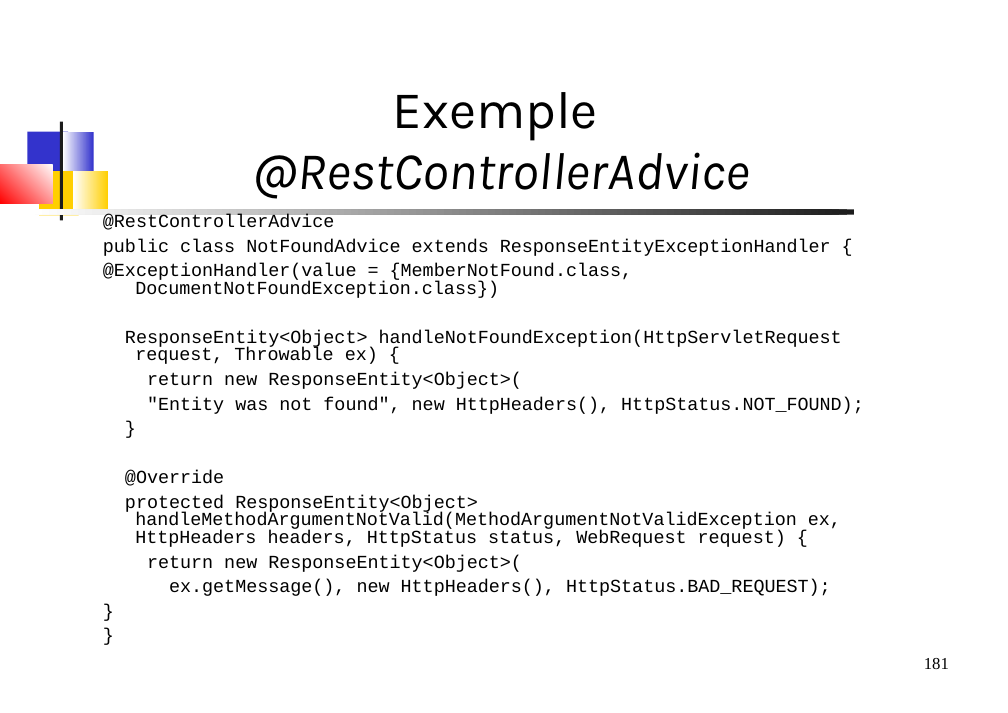
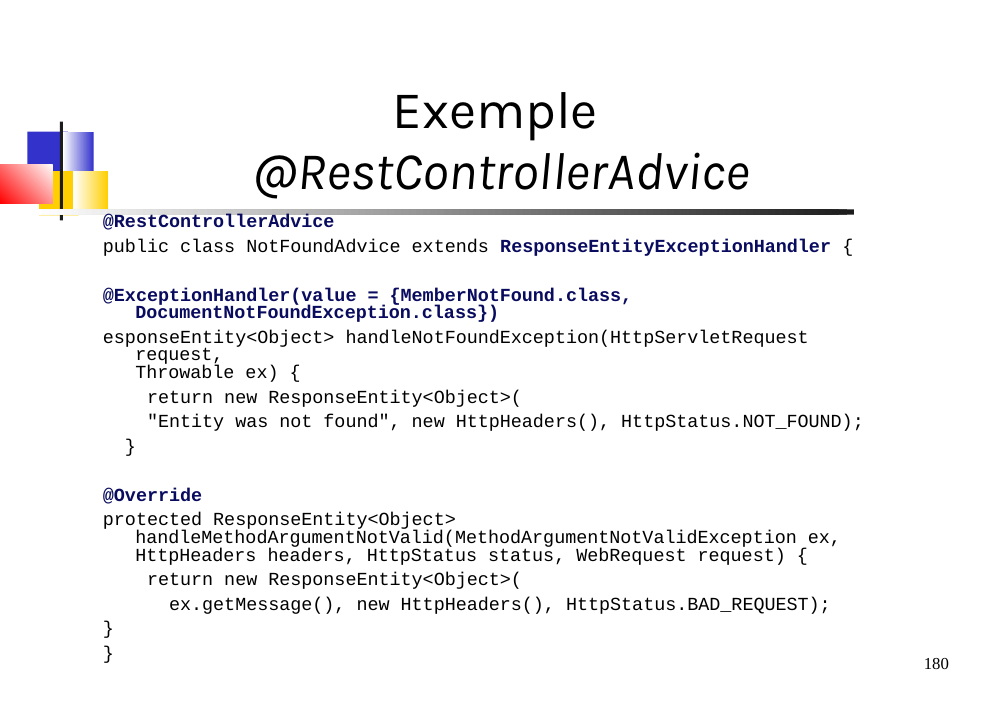
Before and after one commit to dthibau/springessentials-light, a slide deck: slide 180 of SpringEssentials.odp (slide 181 before the commit). Drawn at 1008x713 pixels with LibreOffice and Linux fonts; fonts in the diff are those of the drawing. Boxes give left, top, right and bottom in pixels: in the first picture for what was removed or moved away, otherwise in the second. Text is boxed around its words. In the diff, an @@ line names an element or a change of style, - is before the commit and + after.

```diff
--- a/SpringEssentials.odp
+++ b/SpringEssentials.odp
@@ text at <box>103,214,831,504</box>: text colour #000000 to #090B5E, bold on in "@RestControllerAdvice", "ResponseEntityExceptionHandler", "@ExceptionHandler(value = {MemberNotFound.class, DocumentNot ...", "@Override" @@
@@ text at <box>103,330,809,382</box>: text changed @@
-ResponseEntity<Object> handleNotFoundException(HttpServletRequest request, Throwable ex) {
+esponseEntity<Object> handleNotFoundException(HttpServletRequest request,
+Throwable ex) {
@@ page number at <box>924,658,949,669</box>: text changed @@
-181
+180
```
Also in this commit, not shown: 43 other slides changed, 2 slides added, 1 slide removed, 1 other file.
